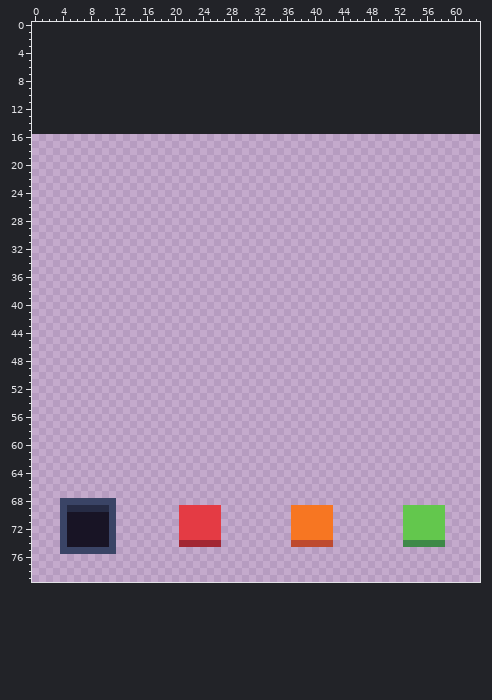
Pixel-art file: Prototypes/BlocksNotBubbles/Assets/Sprites/GridAssets.aseprite. The first picture shows the starting point.
64x64 pixels, 1 frame. The old version is drawn lined up with the new one, on the new canvas.
New version:
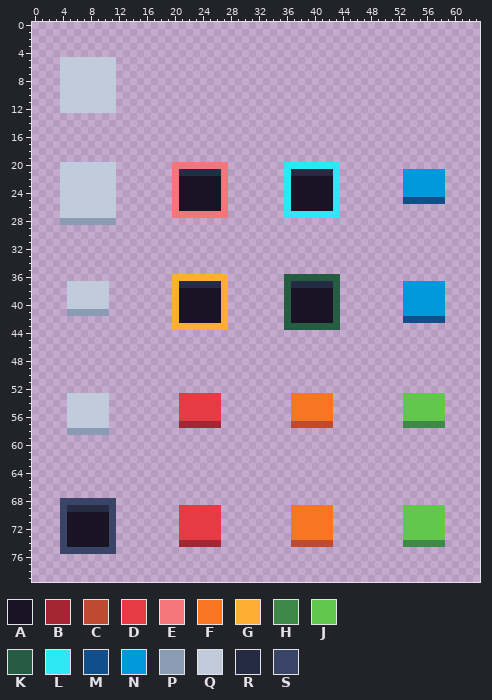
Palette (. is transparent): A #181425  B #a22633  C #be4a2f  D #e43b44  E #f6757a  F #f77622  G #feae34  H #3e8948  J #63c74d  K #265c42  L #2ce8f5  M #124e89  N #0099db  P #8b9bb4  Q #c0cbdc  R #262b44  S #3a4466
Changes in this commit:
canvas 64x64 -> 64x80, the old top-left corner now at 0,16
Colour A is added in rows 22 to 26 at x 21 to 26 and 37 to 42; in rows 38 to 42 at x 21 to 26 and 37 to 42.
Colour B is added in row 57 at x 21 to 26.
Colour C is added in row 57 at x 37 to 42.
Colour D is added in rows 53 to 56 at x 21 to 26.
Colour E is added in row 20 at x 20 to 27; in rows 21 to 26 at x 20 and 27; in row 27 at x 20 to 27.
Colour F is added in rows 53 to 56 at x 37 to 42.
Colour G is added in row 36 at x 20 to 27; in rows 37 to 42 at x 20 and 27; in row 43 at x 20 to 27.
Colour H is added in row 57 at x 53 to 58.
Colour J is added in rows 53 to 56 at x 53 to 58.
Colour K is added in row 36 at x 36 to 43; in rows 37 to 42 at x 36 and 43; in row 43 at x 36 to 43.
Colour L is added in row 20 at x 36 to 43; in rows 21 to 26 at x 36 and 43; in row 27 at x 36 to 43.
Colour M is added in row 25 at x 53 to 58; in row 42 at x 53 to 58.
Colour N is added in rows 21 to 24 at x 53 to 58; in rows 37 to 41 at x 53 to 58.
Colour P is added in row 28 at x 4 to 11; in row 41 at x 5 to 10; in row 58 at x 5 to 10.
Colour Q is added in rows 5 to 12 at x 4 to 11; in rows 20 to 27 at x 4 to 11; in rows 37 to 40 at x 5 to 10; in rows 53 to 57 at x 5 to 10.
Colour R is added in row 21 at x 21 to 26 and 37 to 42; in row 37 at x 21 to 26 and 37 to 42.
